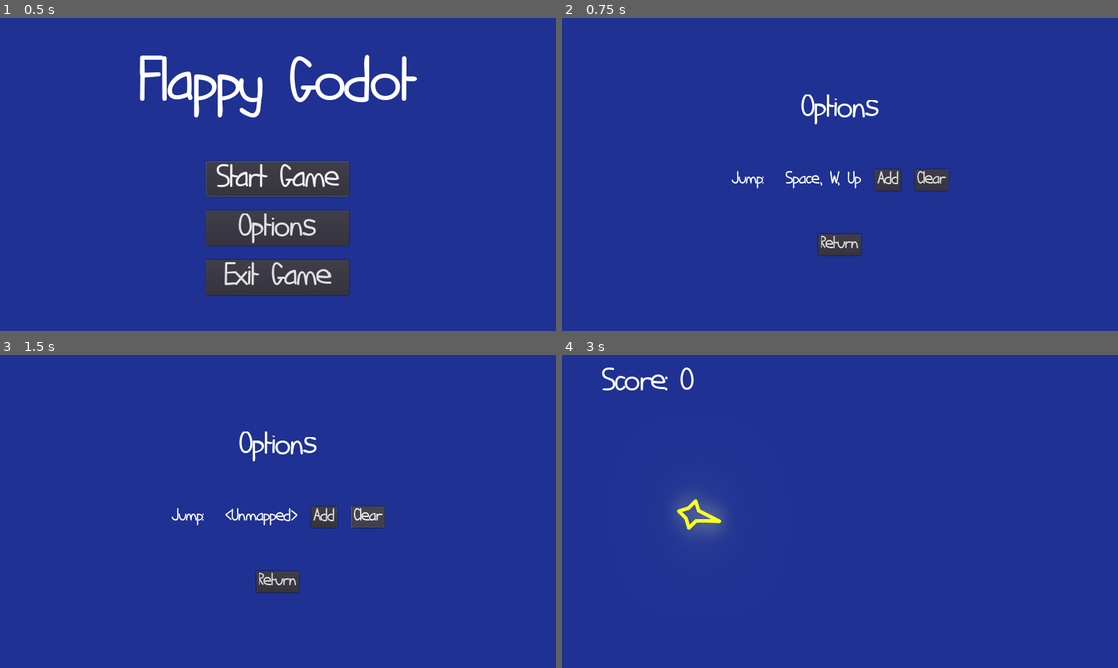
Above: before the commit, frames 1-4 (two rows, left to right).
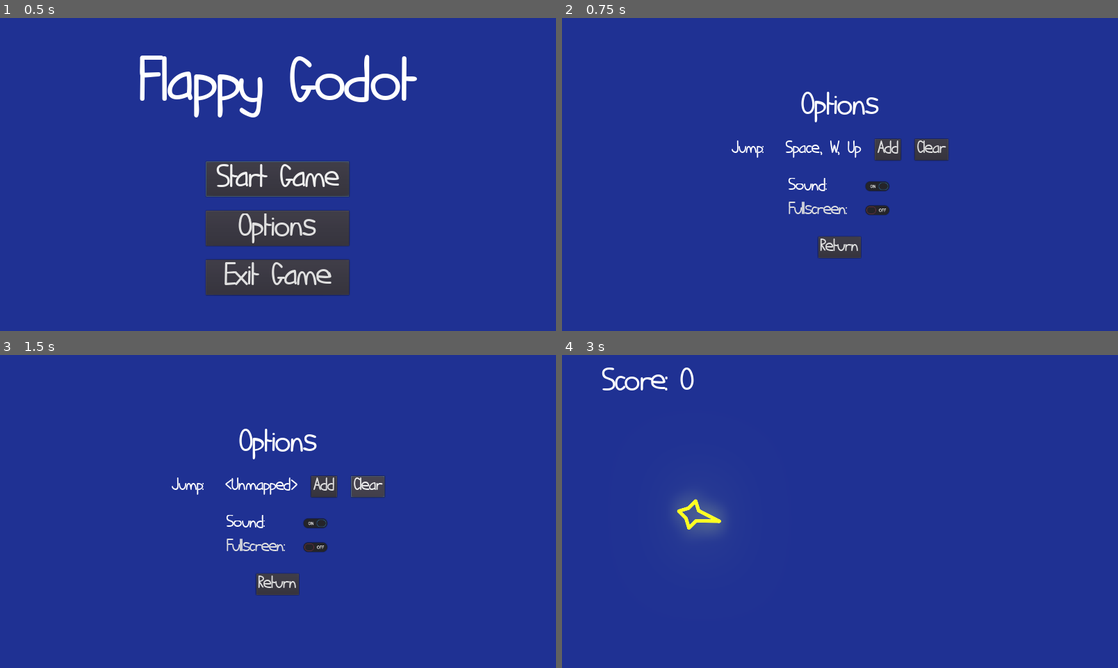
Above: after the commit, the same moments.

Repository: kdreese/flappy-godot
Game: Godot game, scene res://States/Menu/Menu.tscn
Two runs of this game, one before a commit and one after it. Both use one fixed random seed, a clock stepped at 60 frames per second and the inputs below.
Inputs:
- Up to frame 1 (0.5 s): no input
- Up to frame 2 (0.75 s): click "Options" at 0.5 s
- Up to frame 3 (1.5 s): click "Clear" at 1.25 s
- Up to frame 4 (3 s): click "Return" at 2 s; click "Start Game" at 2.75 s

Frame 1 is identical in both runs. In frame 2, 3.2% of the frame differs, in the area x 30-70%, y 23-77%; in frame 3, 3.3%; in frame 4, nothing differs.

Commit message:
Added sound effects, a mute toggle, and a fullscreen toggle

Diff:
--- a/Objects/Bird/Bird.gd
+++ b/Objects/Bird/Bird.gd
@@ -14,6 +14,7 @@
 		return
 	alive = false
 	velocity = Vector2(-200, -200)
+	$DeathSound.play()
 
 
 func _process(delta: float) -> void:
@@ -29,5 +30,6 @@
 
 	if alive and Input.is_action_just_pressed("jump"):
 		velocity.y = JUMP_BOOST
+		$JumpSound.play()
 
 	velocity = move_and_slide(velocity)
--- a/Objects/Bird/Bird.tscn
+++ b/Objects/Bird/Bird.tscn
@@ -1,6 +1,8 @@
-[gd_scene load_steps=3 format=2]
+[gd_scene load_steps=5 format=2]
 
+[ext_resource path="res://Resources/Sounds/Die.wav" type="AudioStream" id=1]
 [ext_resource path="res://Objects/Bird/Bird.gd" type="Script" id=2]
+[ext_resource path="res://Resources/Sounds/Jump.wav" type="AudioStream" id=4]
 
 [sub_resource type="CircleShape2D" id=2]
 radius = 32.0
@@ -21,3 +23,9 @@
 begin_cap_mode = 2
 end_cap_mode = 2
 antialiased = true
+
+[node name="JumpSound" type="AudioStreamPlayer" parent="."]
+stream = ExtResource( 4 )
+
+[node name="DeathSound" type="AudioStreamPlayer" parent="."]
+stream = ExtResource( 1 )
--- a/Resources/IHateComicSans.tres
+++ b/Resources/IHateComicSans.tres
@@ -1,7 +1,8 @@
 [gd_resource type="DynamicFont" load_steps=2 format=2]
 
-[ext_resource path="res://Resources/IHateComicSans.ttf" type="DynamicFontData" id=1]
+[sub_resource type="DynamicFontData" id=1]
+font_path = "res://Resources/IHateComicSans.ttf"
 
 [resource]
 size = 64
-font_data = ExtResource( 1 )
+font_data = SubResource( 1 )
--- a/States/Game/Game.gd
+++ b/States/Game/Game.gd
@@ -34,6 +34,7 @@
 func _on_Pipe_score_point() -> void:
 	score += 1
 	$UI/ScoreLabel.text = "Score: %d" % score
+	$PointSound.play()
 
 
 func game_over() -> void:
--- a/States/Game/Game.tscn
+++ b/States/Game/Game.tscn
@@ -1,8 +1,9 @@
-[gd_scene load_steps=6 format=2]
+[gd_scene load_steps=7 format=2]
 
 [ext_resource path="res://States/Game/Game.gd" type="Script" id=1]
 [ext_resource path="res://Objects/Bird/Bird.tscn" type="PackedScene" id=2]
 [ext_resource path="res://States/Game/GameOverScreen.tscn" type="PackedScene" id=3]
+[ext_resource path="res://Resources/Sounds/Point.wav" type="AudioStream" id=4]
 
 [sub_resource type="RectangleShape2D" id=1]
 extents = Vector2( 640, 8 )
@@ -65,6 +66,9 @@
 [node name="WorldEnvironment" type="WorldEnvironment" parent="."]
 environment = SubResource( 2 )
 
+[node name="PointSound" type="AudioStreamPlayer" parent="."]
+stream = ExtResource( 4 )
+
 [connection signal="timeout" from="PipeSpawnTimer" to="." method="_on_PipeSpawnTimer_timeout"]
 [connection signal="body_entered" from="Ceiling" to="." method="_on_Border_body_entered"]
 [connection signal="body_entered" from="Floor" to="." method="_on_Border_body_entered"]
--- a/States/OptionsMenu/OptionsMenu.gd
+++ b/States/OptionsMenu/OptionsMenu.gd
@@ -5,10 +5,10 @@
 
 
 func _ready() -> void:
-	update_text()
+	update_contents()
 
 
-func update_text() -> void:
+func update_contents() -> void:
 	var jump_text := ""
 	for event in InputMap.get_action_list("jump"):
 		if jump_text.length() > 0:
@@ -24,6 +24,8 @@
 	if jump_text.length() == 0:
 		jump_text = "<Unmapped>"
 	$VBoxContainer/GridContainer/JumpKeys.text = jump_text
+	$VBoxContainer/VBoxContainer/MuteToggle.pressed = SaveData.sound
+	$VBoxContainer/VBoxContainer/FullscreenToggle.pressed = OS.window_fullscreen
 
 
 func _on_AddJumpButton_pressed() -> void:
@@ -32,13 +34,13 @@
 
 func _on_ResetJumpButton_pressed() -> void:
 	InputMap.action_erase_events("jump")
-	update_text()
+	update_contents()
 
 
 func _unhandled_input(event: InputEvent) -> void:
 	if current_mapping_key:
 		remap_action_to(event)
-		update_text()
+		update_contents()
 		current_mapping_key = null
 
 
@@ -50,3 +52,12 @@
 	SaveData.save_settings()
 	var error = get_tree().change_scene("res://States/Menu/Menu.tscn")
 	assert(not error)
+
+
+func _on_MuteToggle_toggled(button_pressed: bool) -> void:
+	SaveData.sound = button_pressed
+	AudioServer.set_bus_mute(AudioServer.get_bus_index("Master"), not SaveData.sound)
+
+
+func _on_FullscreenToggle_toggled(button_pressed: bool) -> void:
+	OS.window_fullscreen = button_pressed
--- a/States/OptionsMenu/OptionsMenu.tscn
+++ b/States/OptionsMenu/OptionsMenu.tscn
@@ -13,10 +13,10 @@
 
 [node name="VBoxContainer" type="VBoxContainer" parent="."]
 margin_left = 473.0
-margin_top = 174.0
+margin_top = 170.0
 margin_right = 806.0
-margin_bottom = 545.0
-custom_constants/separation = 100
+margin_bottom = 550.0
+custom_constants/separation = 35
 
 [node name="Title" type="Label" parent="VBoxContainer"]
 margin_right = 333.0
@@ -25,9 +25,9 @@
 align = 1
 
 [node name="GridContainer" type="GridContainer" parent="VBoxContainer"]
-margin_top = 175.0
+margin_top = 110.0
 margin_right = 333.0
-margin_bottom = 223.0
+margin_bottom = 158.0
 custom_constants/hseparation = 32
 columns = 4
 
@@ -59,15 +59,41 @@
 custom_fonts/font = ExtResource( 2 )
 text = "Clear"
 
+[node name="VBoxContainer" type="VBoxContainer" parent="VBoxContainer"]
+margin_left = 41.0
+margin_top = 193.0
+margin_right = 291.0
+margin_bottom = 297.0
+rect_min_size = Vector2( 250, 0 )
+size_flags_horizontal = 4
+__meta__ = {
+"_edit_use_anchors_": false
+}
+
+[node name="MuteToggle" type="CheckButton" parent="VBoxContainer/VBoxContainer"]
+margin_right = 250.0
+margin_bottom = 50.0
+custom_fonts/font = ExtResource( 2 )
+text = "Sound:"
+
+[node name="FullscreenToggle" type="CheckButton" parent="VBoxContainer/VBoxContainer"]
+margin_top = 54.0
+margin_right = 250.0
+margin_bottom = 104.0
+custom_fonts/font = ExtResource( 2 )
+text = "Fullscreen:"
+
 [node name="ReturnButton" type="Button" parent="VBoxContainer"]
 margin_left = 117.0
-margin_top = 323.0
+margin_top = 332.0
 margin_right = 215.0
-margin_bottom = 371.0
+margin_bottom = 380.0
 size_flags_horizontal = 4
 custom_fonts/font = ExtResource( 2 )
 text = "Return"
 
 [connection signal="pressed" from="VBoxContainer/GridContainer/AddJumpButton" to="." method="_on_AddJumpButton_pressed"]
 [connection signal="pressed" from="VBoxContainer/GridContainer/ResetJumpButton" to="." method="_on_ResetJumpButton_pressed"]
+[connection signal="toggled" from="VBoxContainer/VBoxContainer/MuteToggle" to="." method="_on_MuteToggle_toggled"]
+[connection signal="toggled" from="VBoxContainer/VBoxContainer/FullscreenToggle" to="." method="_on_FullscreenToggle_toggled"]
 [connection signal="pressed" from="VBoxContainer/ReturnButton" to="." method="_on_ReturnButton_pressed"]
--- a/States/OptionsMenu/SaveData.gd
+++ b/States/OptionsMenu/SaveData.gd
@@ -4,6 +4,7 @@
 const SAVE_PATH := "user://config.cfg"
 
 var high_score := 0
+var sound := true
 
 
 func _ready() -> void:
@@ -18,6 +19,15 @@
 			var high_score_config = config.get_value("score", "high_score")
 			if high_score_config is int:
 				high_score = high_score_config
+		if config.has_section_key("settings", "sound"):
+			var sound_config = config.get_value("settings", "sound")
+			if sound_config is bool:
+				sound = sound_config
+				AudioServer.set_bus_mute(AudioServer.get_bus_index("Master"), not sound)
+		if config.has_section_key("settings", "fullscreen"):
+			var fullscreen_config = config.get_value("settings", "fullscreen")
+			if fullscreen_config is bool:
+				OS.window_fullscreen = fullscreen_config
 		if config.has_section_key("inputs", "jump"):
 			var jump_config = config.get_value("inputs", "jump")
 			if jump_config is Array:
@@ -33,5 +43,7 @@
 	var config := ConfigFile.new()
 	config.set_value("score", "high_score", high_score)
 	config.set_value("inputs", "jump", InputMap.get_action_list("jump"))
+	config.set_value("settings", "sound", sound)
+	config.set_value("settings", "fullscreen", OS.window_fullscreen)
 	var error := config.save(SAVE_PATH)
 	assert(not error)
Not shown, added: Resources/Sounds/Die.wav.import
Not shown, added: Resources/Sounds/Jump.wav.import
Not shown, added: Resources/Sounds/Point.wav.import
Not shown, added: Resources/Sounds/Die.wav
Not shown, added: Resources/Sounds/Jump.wav
Not shown, added: Resources/Sounds/Point.wav
